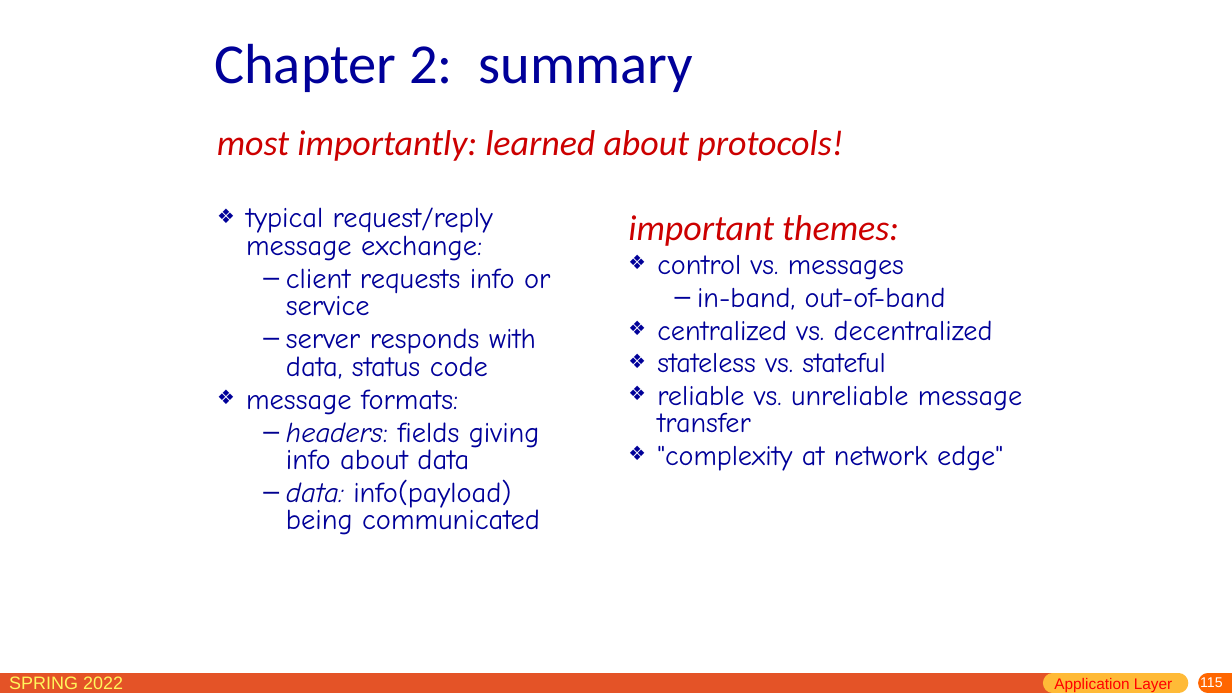
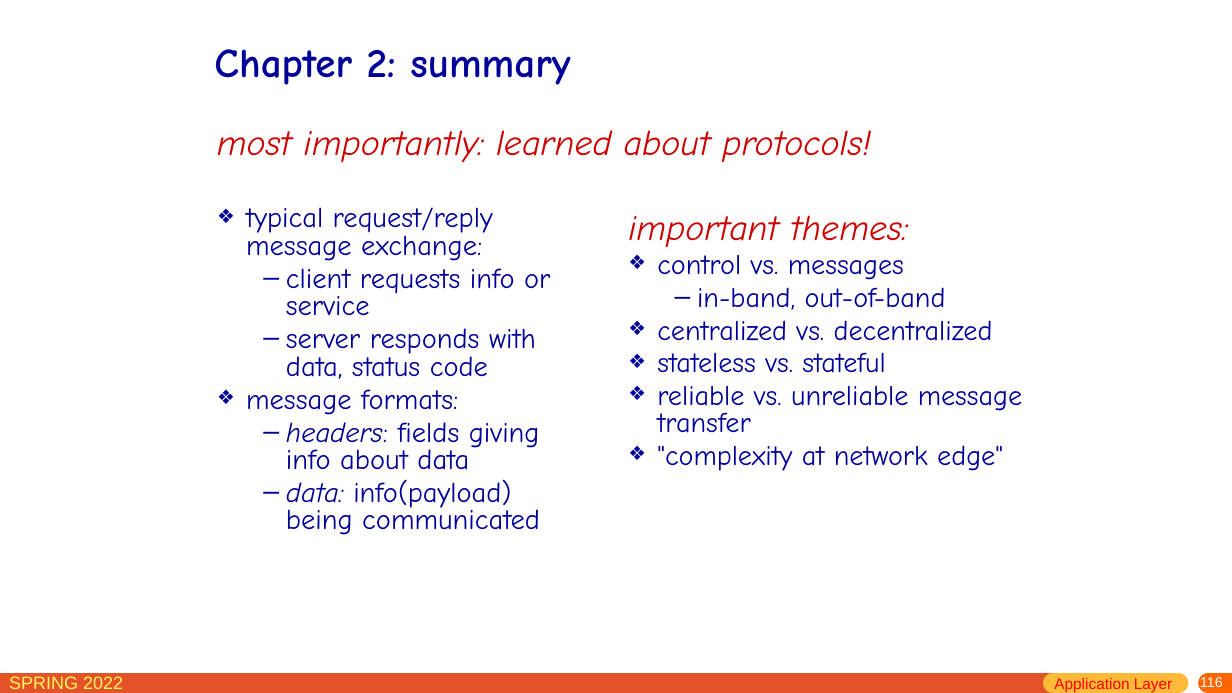
Before and after one commit to network-whu/slides, a slide deck: slide 116 of pptx/chapter2.pptx (slide 115 before the commit). Drawn at 1232x693 pixels with LibreOffice and Linux fonts; fonts in the diff are those of the drawing. Boxes give left, top, right and bottom in pixels: in the first picture for what was removed or moved away, otherwise in the second. Text is boxed around its words. In the diff, an @@ line names an element or a change of style, - is before the commit and + after.

```diff
--- a/pptx/chapter2.pptx
+++ b/pptx/chapter2.pptx
@@ title "Chapter 2: summary" at (214,49,570,85): size 44 to 32 pt, font Calibri to Comic Neue, bold on @@
@@ text "most importantly: learned about protocols!" at (217,130,871,162): font Calibri to Comic Neue @@
@@ text at (628,215,909,247): font Calibri to Comic Neue in "important themes:" @@
@@ page number at (1200,676,1223,691): text changed @@
-115
+116
```
Also in this commit, not shown: 61 other slides changed, 1 slide added, 1 other file.
